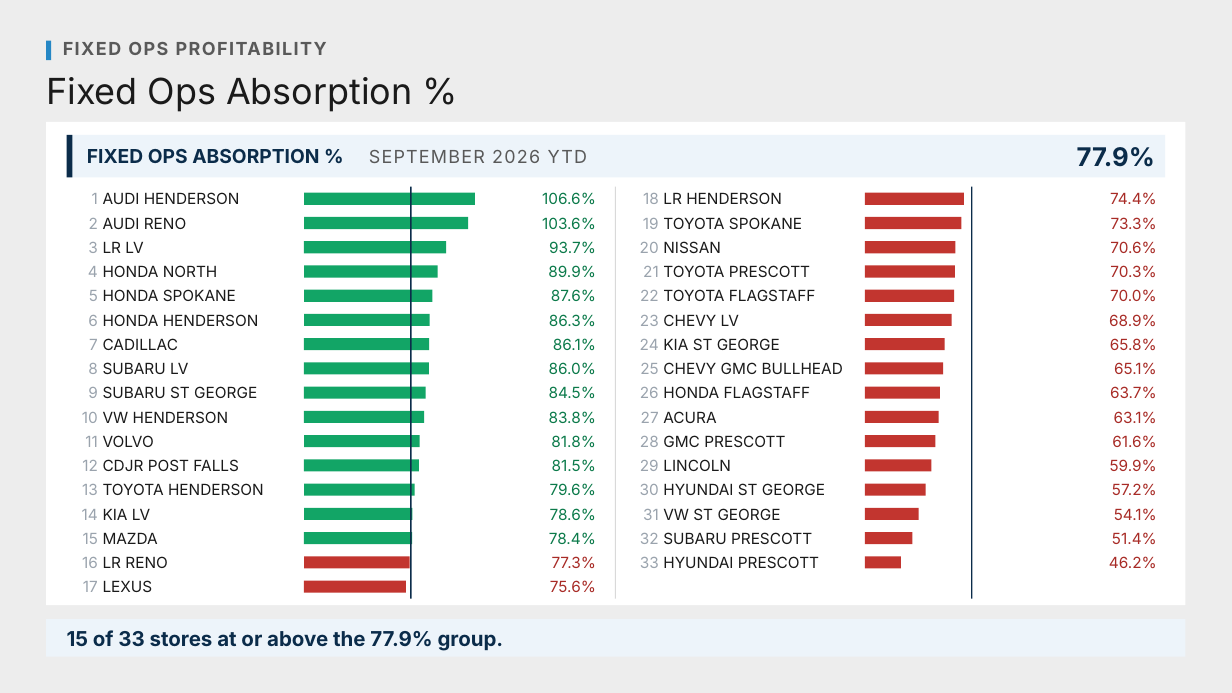
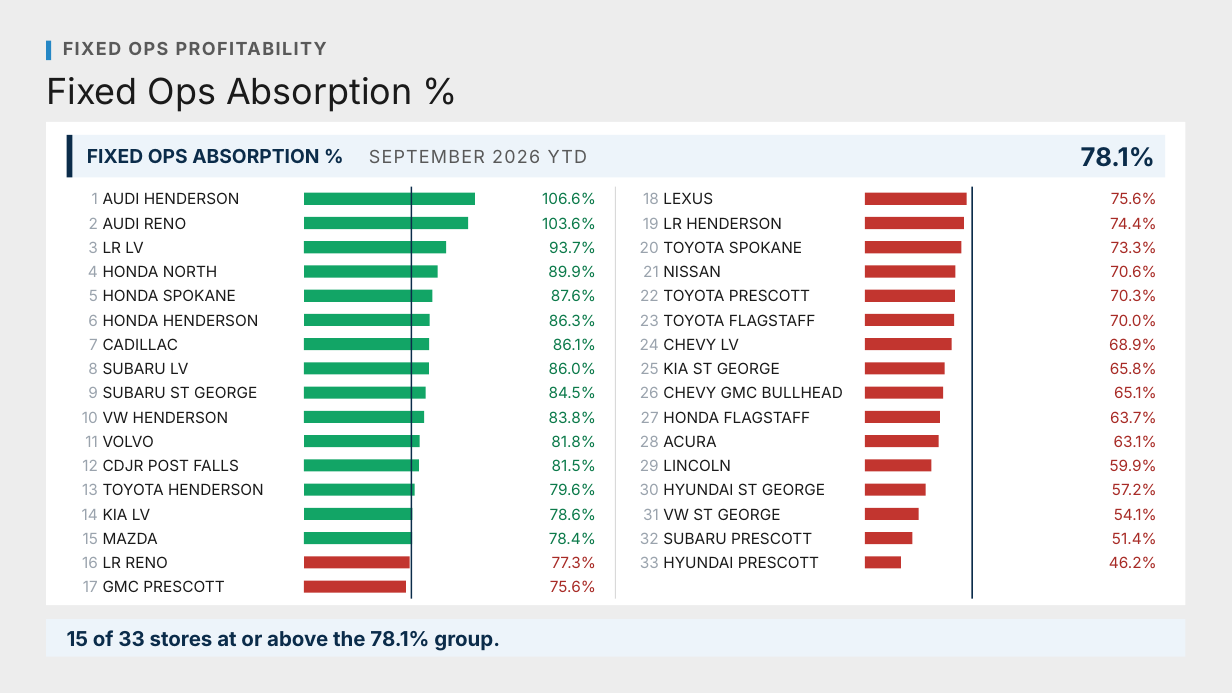
Before and after one commit to Ndresner/Noah, a slide deck: slide 29 of day2-deck/decks/Fixed Ops - Day 2 Example Test Deck.pptx. Drawn at 1232x693 pixels with LibreOffice and Linux fonts; fonts in the diff are those of the drawing. Boxes give left, top, right and bottom in pixels: in the first picture for what was removed or moved away, otherwise in the second. Text is boxed around its words. In the diff, an @@ line names an element or a change of style, - is before the commit and + after.

```diff
--- a/day2-deck/decks/Fixed Ops - Day 2 Example Test Deck.pptx
+++ b/day2-deck/decks/Fixed Ops - Day 2 Example Test Deck.pptx
@@ text at (1081, 147, 1155, 167): text changed @@
-77.9%
+78.1%
@@ text added at (663, 192, 713, 204), 12 pt, text #1A1A1A @@
+LEXUS
@@ text at (1111, 192, 1157, 204): text changed @@
-70.6%
+75.6%
@@ rectangle: place and size @@
-rectangle at (865, 241, 956, 253)
+rectangle at (865, 241, 962, 253)
@@ text at (1110, 265, 1156, 277): text changed @@
-70.3%
+70.6%
@@ text at (663, 289, 810, 301): text changed @@
-TOYOTA FLAGSTAFF
+TOYOTA PRESCOTT
@@ text at (1110, 289, 1156, 301): text changed @@
-70.0%
+70.3%
@@ text at (663, 314, 816, 326): text changed @@
-TOYOTA PRESCOTT
+TOYOTA FLAGSTAFF
@@ text added at (1110, 314, 1157, 326), 12 pt, text #A82B26 @@
+70.0%
@@ 11 texts: place and size @@
-11 texts at (663, 192, 1157, 423)
+11 texts at (663, 217, 1157, 447)
@@ rectangle: place and size @@
-rectangle at (865, 338, 945, 350)
+rectangle at (865, 338, 952, 350)
@@ text removed at (1110, 338, 1157, 350) @@
-65.8%
@@ rectangle: place and size @@
-rectangle at (865, 386, 940, 398)
+rectangle at (865, 386, 944, 398)
@@ text at (1110, 362, 1157, 374): text changed @@
-65.1%
+65.8%
@@ text at (1114, 386, 1157, 398): text changed @@
-63.7%
+65.1%
@@ text at (1110, 411, 1157, 423): text changed @@
-63.1%
+63.7%
@@ text removed at (663, 435, 785, 447) @@
-GMC PRESCOTT
@@ rectangle: place and size @@
-rectangle at (865, 435, 935, 447)
+rectangle at (865, 435, 939, 447)
@@ text at (1114, 435, 1157, 447): text changed @@
-61.6%
+63.1%
@@ text at (103, 580, 224, 592): text changed @@
-LEXUS
+GMC PRESCOTT
@@ text at (67, 630, 500, 651): text changed @@
-15 of 33 stores at or above the 77.9% group.
+15 of 33 stores at or above the 78.1% group.
```
Also in this commit, not shown: 40 other slides changed, 18 other files.
